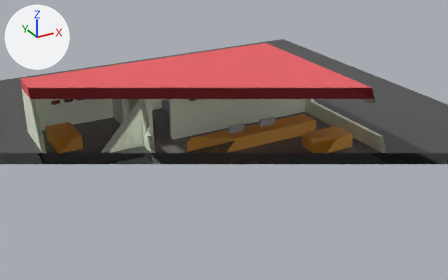
The glTF model client/public/assets/restaurant_furnishing.glb, before and after one commit.
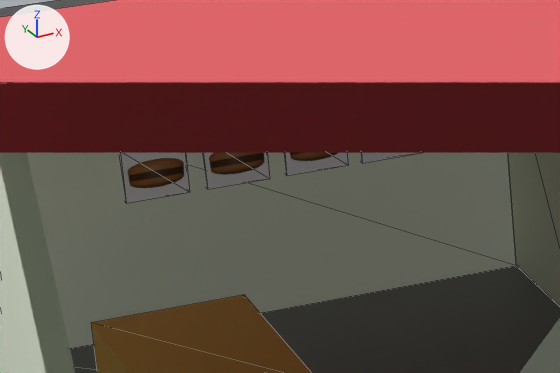
Old and new are each drawn whole from a camera (50 mm lens) standing at (-15.1, -26.28, 12.68) and looking at (-1.84, -2.18, 0.63) and again close up on the part from 7% to 27% of the width and 27% to 48% of the height. The axes (+X, +Y, +Z) are drawn at upper left. The lights are the same throughout. The close-ups show mesh edges as thin lines. Everything nearer to the camera than a plane just in front of the edit is cut away. Where no turn or scale is listed for an object, it has been applied to the vertices.

Script lines for the objects in view, before the commit:
```python
me_cube_021 = bpy.data.meshes.new('Cube.021')
me_cube_021.from_pydata(...)  # a box spanning x -0.1..0.1, y -2.1..2.1, z -1.2..1.2
me_cube_021.materials.append(mat_walls)  # white #f7ffe9
me_cube_086 = bpy.data.meshes.new('Cube.086')
me_cube_086.from_pydata(...)  # a box spanning x -0.269..0.269, y -0.035..0.035, z -0.232..0.232
me_cube_086.materials.append(mat_hamburger)  # picture img_hamburger_texture
me_cube_087 = bpy.data.meshes.new('Cube.087')
me_cube_087.from_pydata(...)  # a box spanning x -0.269..0.269, y -0.035..0.035, z -0.232..0.232
me_cube_087.materials.append(mat_hamburger)  # picture img_hamburger_texture
me_cube_088 = bpy.data.meshes.new('Cube.088')
me_cube_088.from_pydata(...)  # a box spanning x -0.269..0.269, y -0.035..0.035, z -0.232..0.232
me_cube_088.materials.append(mat_hamburger)  # picture img_hamburger_texture
me_cube_089 = bpy.data.meshes.new('Cube.089')
me_cube_089.from_pydata(...)  # a box spanning x -0.269..0.269, y -0.035..0.035, z -0.232..0.232
me_cube_089.materials.append(mat_hamburger)  # picture img_hamburger_texture
ob_bacon_restock = bpy.data.objects.new('bacon_restock', me_cube_089)
ob_bacon_restock.location = (-8.08, 4.791, 1.447)
ob_lettuce_restock = bpy.data.objects.new('lettuce_restock', me_cube_086)
ob_lettuce_restock.location = (-6.045, 4.791, 1.447)
ob_managaer_side = bpy.data.objects.new('managaer_side', me_cube_021)
ob_managaer_side.location = (-9.536, 2.695, 1.2)
ob_patty_restock = bpy.data.objects.new('patty_restock', me_cube_087)
ob_patty_restock.location = (-6.707, 4.791, 1.447)
ob_tomato_restock = bpy.data.objects.new('tomato_restock', me_cube_088)
ob_tomato_restock.location = (-7.393, 4.791, 1.447)
# also in view: 'roof' at (-2.32, -1.63, 2.65); 'left_wall' at (-4.9, -1.63, 1.2); 'manager_front' at (-7.32, 0.49, 1.2); 'floor' at (-2.32, -1.63, -0.25); 'manager_desk' at (-8.36, 2.55, 0.34)
```
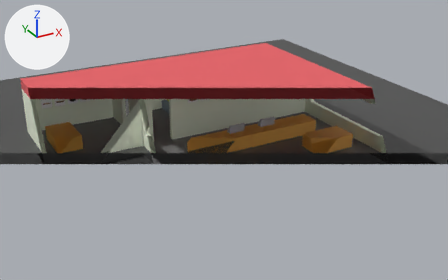
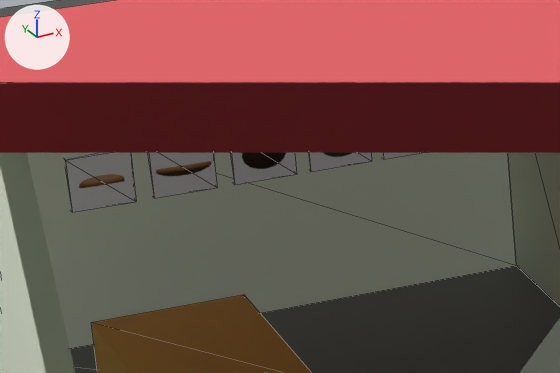
What differs and where, as boxes (x1, y1, x2, y2) in the close-ups (560 x 373 px):
'bacon_restock', recoloured, moved (brown to grey)
    before: (119, 153, 190, 203)
    after: (148, 153, 217, 198)
'lettuce_restock', recoloured, reshaped, moved
    before: (360, 153, 419, 163)
    after: (64, 153, 136, 212)
'tomato_restock', recoloured, reshaped, moved (brown to grey)
    before: (202, 153, 270, 189)
    after: (230, 153, 297, 185)
'patty_restock', recoloured, moved
    before: (283, 153, 348, 176)
    after: (308, 153, 372, 172)

The change in detail:
Picture 'restock_top_bun' (img_restock_top_bun) is new.
Picture 'restock_patty' (img_restock_patty) is new.
Material 'top_bun' (mat_top_bun) is new.
Its texture is img_restock_top_bun.
Material 'patty' (mat_patty) is new.
Its texture is img_restock_patty.
me_cube_087 has 8 vertices, 12 faces and spans x -0.269..0.269, y -0.035..0.035, z -0.232..0.232.
me_cube_087 no longer uses material mat_hamburger (picture img_hamburger_texture).
me_cube_087 now uses material mat_patty (picture img_restock_patty).
me_cube_089 has 8 vertices, 12 faces and spans x -0.269..0.269, y -0.035..0.035, z -0.232..0.232.
me_cube_089 no longer uses material mat_hamburger (picture img_hamburger_texture).
me_cube_089 now uses material mat_top_bun (picture img_restock_top_bun).
Object 'lettuce_restock' (ob_lettuce_restock) now shows me_cube_089 instead of me_cube_086.
Object 'lettuce_restock' (ob_lettuce_restock) moves from (-6.045, 4.791, 1.447) to (-8.533, 4.791, 1.447).
Object 'patty_restock' (ob_patty_restock) moves from (-6.707, 4.791, 1.447) to (-6.498, 4.791, 1.447).
Object 'tomato_restock' (ob_tomato_restock) now shows me_cube_087 instead of me_cube_088.
Object 'tomato_restock' (ob_tomato_restock) moves from (-7.393, 4.791, 1.447) to (-7.16, 4.791, 1.447).
Object 'bacon_restock' (ob_bacon_restock) moves from (-8.08, 4.791, 1.447) to (-7.845, 4.791, 1.447).
